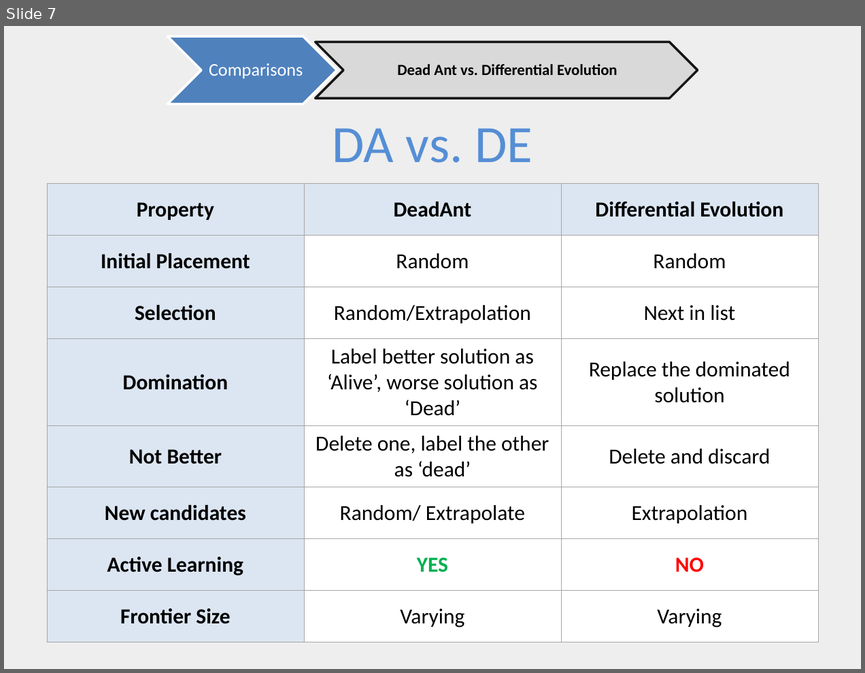
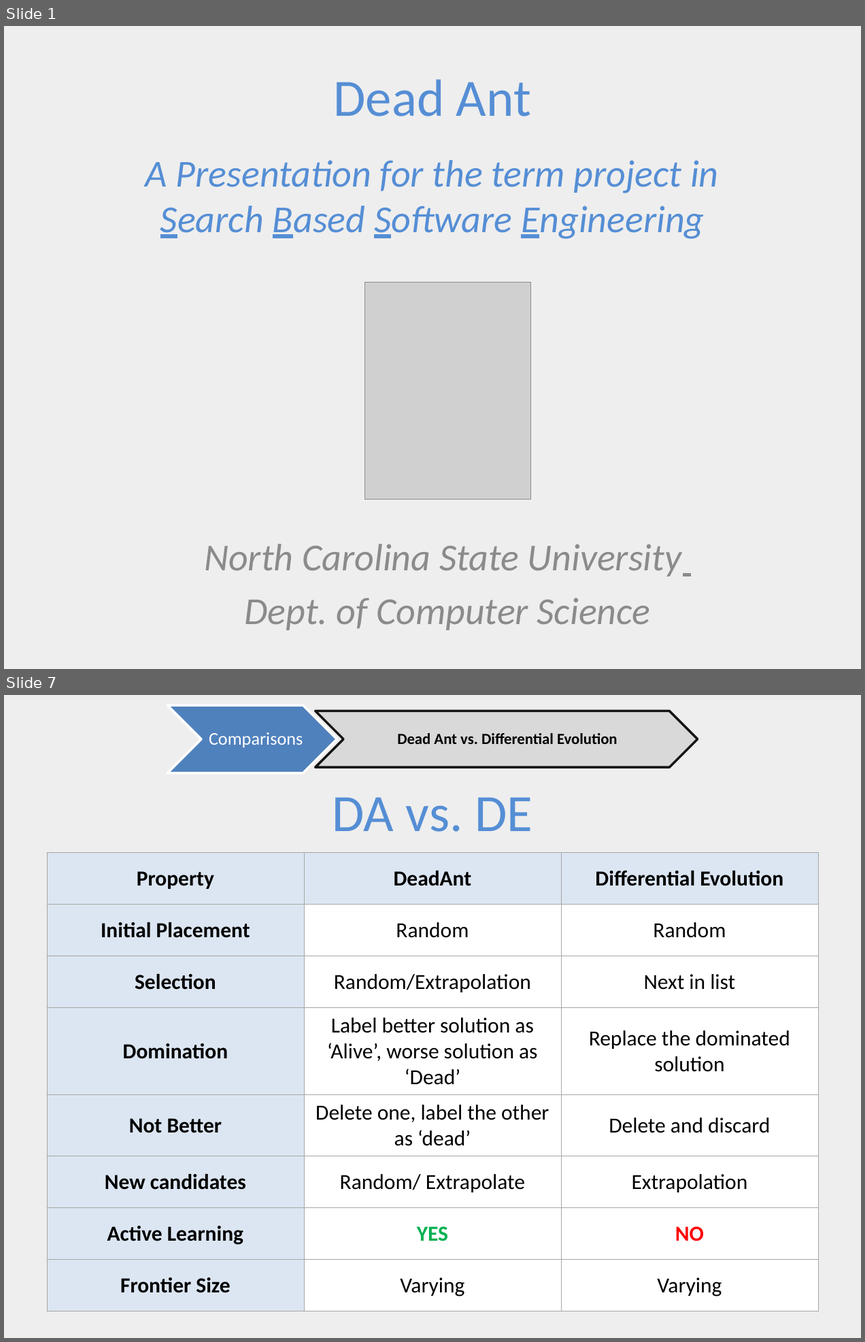
Before and after one commit to ai-se/Rahul, a slide deck: DEADANT/deadAnt.pptx. Shown one above the other, each under a label of ours: slide 7 before the commit, slides 1 and 7 after it; the slides between them are not shown. The pictures are 865x673 and 865x1342 pixels, drawn with LibreOffice and Linux fonts; fonts in the diff are those of the drawing; grey boxes stand for pictures. Boxes give left, top, right and bottom in pixels: in the first picture for what was removed or moved away, otherwise in the second. Text is boxed around its words. In the diff, an @@ line names an element or a change of style, - is before the commit and + after.

```diff
--- a/DEADANT/deadAnt.pptx
+++ b/DEADANT/deadAnt.pptx
@@ slide 1 added at box(4, 26, 861, 669), background #D9D9D9 at 43% opacity @@
@@ title added at box(334, 79, 531, 116), 44 pt, text #558ED5 @@
+Dead Ant
@@ subtitle added at box(145, 160, 719, 239), 32 pt, text #558ED5, italic @@
+A Presentation for the term project in Search Based Software Engineering
@@ picture added at box(364, 282, 531, 500) @@
@@ text added at box(204, 543, 682, 630), 32 pt, text #8C8C8C, italic @@
+North Carolina State University
+Dept. of Computer Science
```
Also in this commit, not shown: 8 slides changed, 2 other slides added, 1 slide removed.
